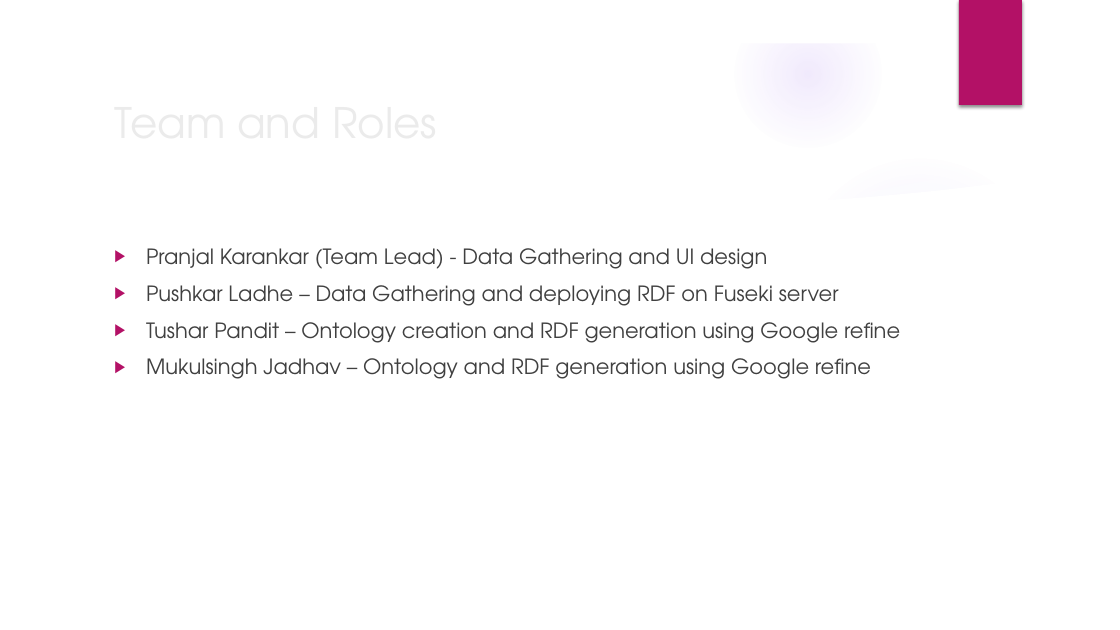
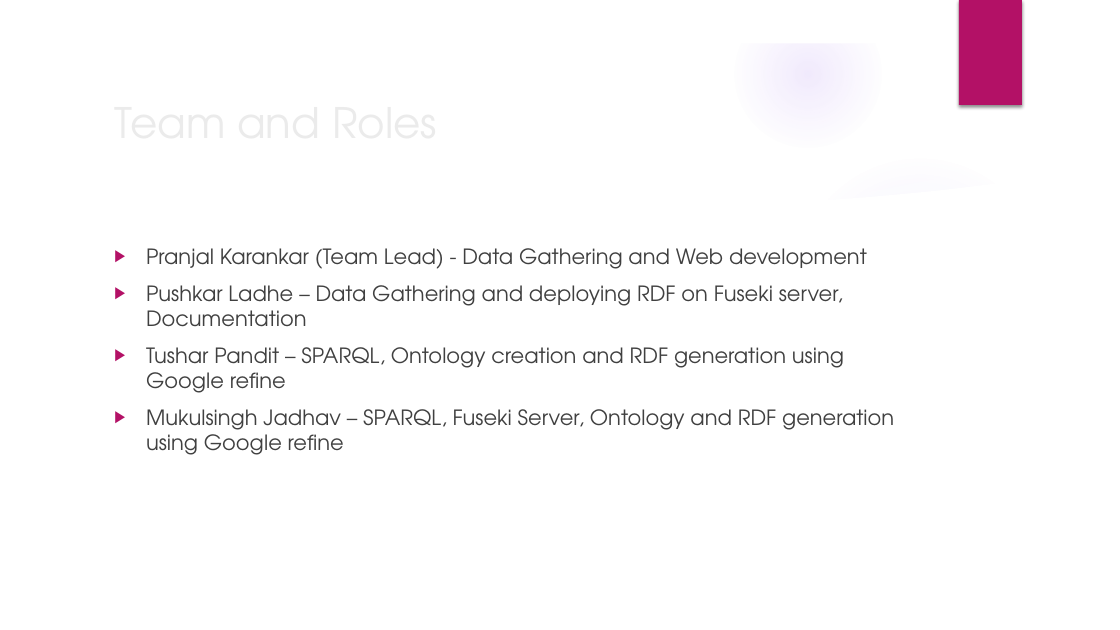
Before and after one commit to pranjalsk/easy-shopping-semantic-web-app, a slide deck: slide 15 of SemanticProjectGroup9Presentation.pptx. Drawn at 1120x630 pixels with LibreOffice and Linux fonts; fonts in the diff are those of the drawing; background and template pictures are left out. Boxes give left, top, right and bottom in pixels: in the first picture for what was removed or moved away, otherwise in the second. Text is boxed around its words. In the diff, an @@ line names an element or a change of style, - is before the commit and + after.

```diff
--- a/SemanticProjectGroup9Presentation.pptx
+++ b/SemanticProjectGroup9Presentation.pptx
@@ text at <box>146,248,894,455</box>: text changed @@
-▶ Pranjal Karankar (Team Lead) - Data Gathering and UI design
-▶ Pushkar Ladhe – Data Gathering and deploying RDF on Fuseki server
-▶ Tushar Pandit – Ontology creation and RDF generation using Google refine
-▶ Mukulsingh Jadhav – Ontology and RDF generation using Google refine
+▶ Pranjal Karankar (Team Lead) - Data Gathering and Web development
+▶ Pushkar Ladhe – Data Gathering and deploying RDF on Fuseki server, Documentation
+▶ Tushar Pandit – SPARQL, Ontology creation and RDF generation using Google refine
+▶ Mukulsingh Jadhav – SPARQL, Fuseki Server, Ontology and RDF generation using Google refine
```
Also in this commit, not shown: 1 other slide changed, 3 other files.
